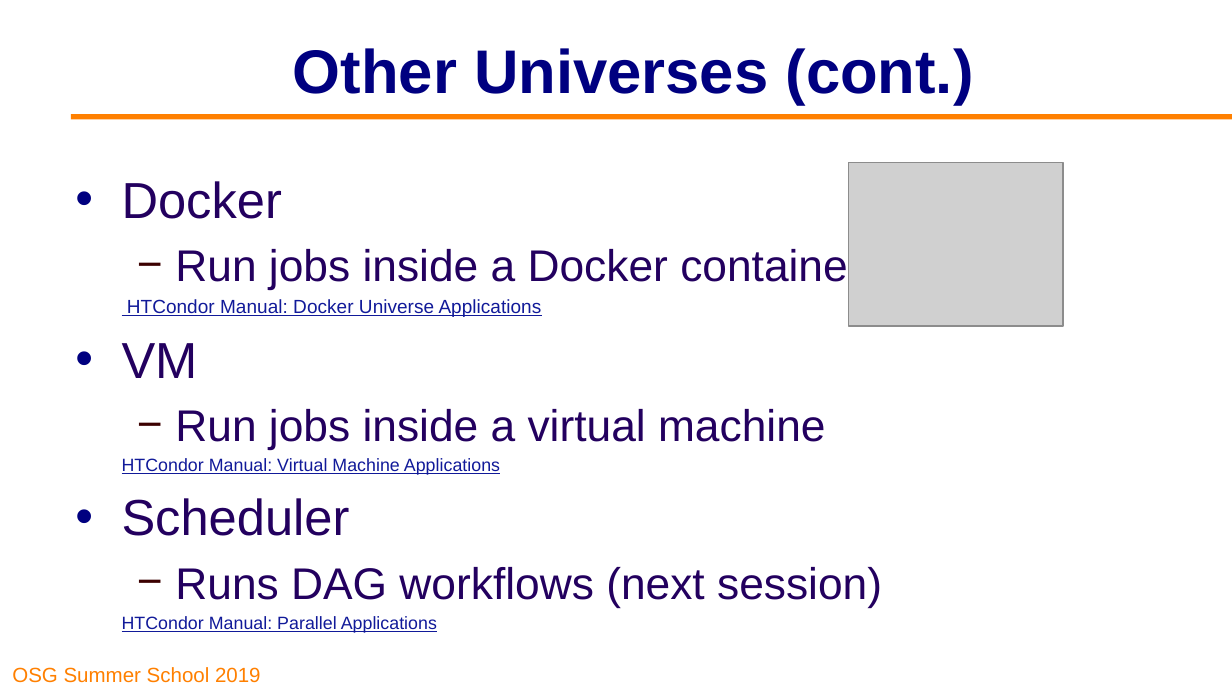
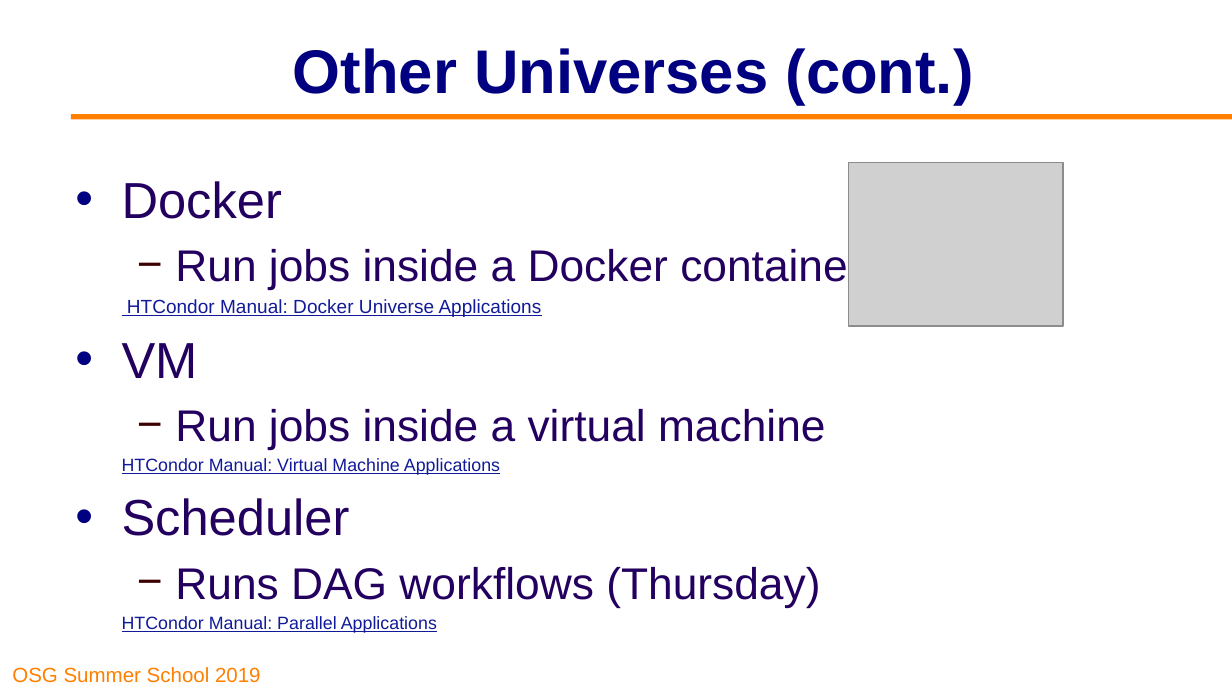
Before and after one commit to opensciencegrid/user-school-2019, a slide deck: slide 32 of docs/materials/day1/files/osgus19-day1-part3-matching-handling.pptx. Drawn at 1232x693 pixels with LibreOffice and Linux fonts; fonts in the diff are those of the drawing; grey boxes stand for pictures; background and template pictures are left out. Boxes give left, top, right and bottom in pixels: in the first picture for what was removed or moved away, otherwise in the second. Text is boxed around its words. In the diff, an @@ line names an element or a change of style, - is before the commit and + after.

```diff
--- a/docs/materials/day1/files/osgus19-day1-part3-matching-handling.pptx
+++ b/docs/materials/day1/files/osgus19-day1-part3-matching-handling.pptx
@@ text at [175, 567, 820, 607]: text changed @@
-  − Runs DAG workflows (next session)
+  − Runs DAG workflows (Thursday)
```
Also in this commit, not shown: 2 other slides changed, 2 other files.
